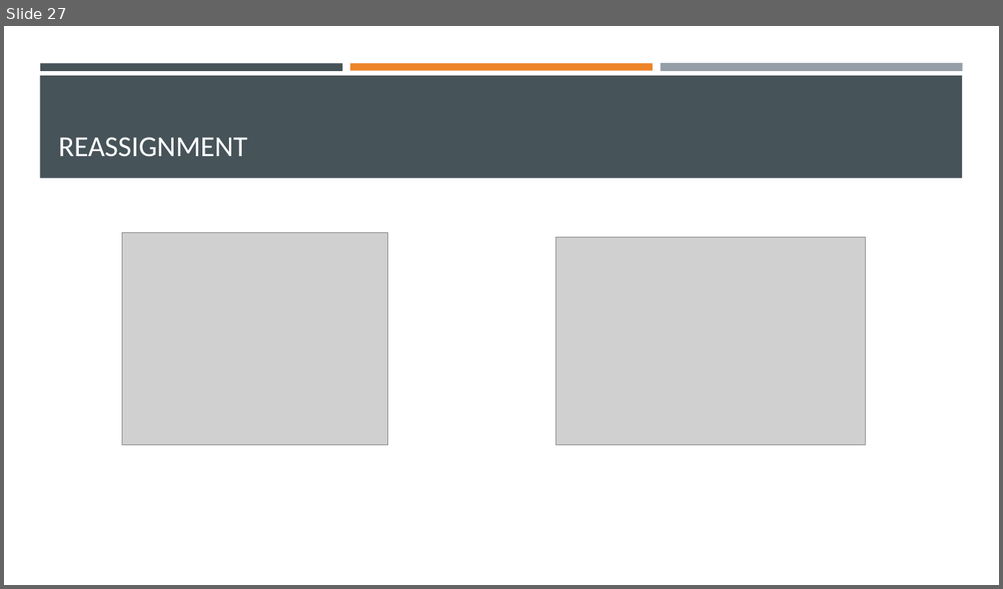
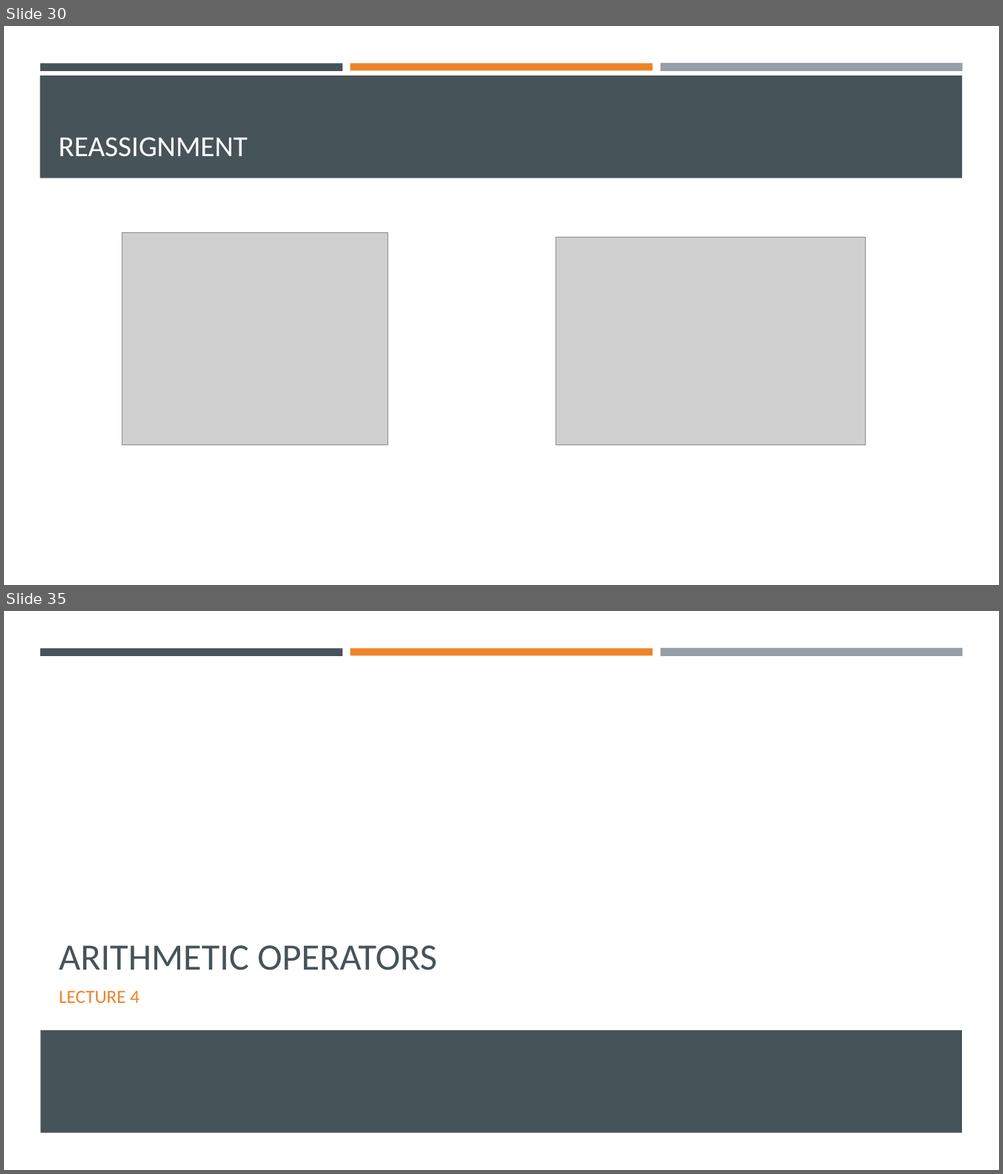
Before and after one commit to Ghost0396/iot, a slide deck: python/Python 3.pptx. Shown one above the other, each under a label of ours: slide 27 before the commit, slides 30 and 35 after it; the slides between them are not shown. The pictures are 1003x589 and 1003x1174 pixels, drawn with LibreOffice and Linux fonts; fonts in the diff are those of the drawing; grey boxes stand for pictures. Boxes give left, top, right and bottom in pixels: in the first picture for what was removed or moved away, otherwise in the second. Text is boxed around its words. In the diff, an @@ line names an element or a change of style, - is before the commit and + after.

```diff
--- a/python/Python 3.pptx
+++ b/python/Python 3.pptx
@@ slide 35 added at bbox=[4, 611, 999, 1170], background #FFFFFF; not listed: 3 template elements that a slide beside it also shows @@
@@ title added at bbox=[59, 945, 437, 971], 36 pt, text #465359 @@
+ARITHMETIC OPERATORS
@@ text added at bbox=[59, 991, 139, 1003], 18 pt, text #ED8428 @@
+LECTURE 4
@@ rectangle added at bbox=[40, 1031, 962, 1133], fill #465359 @@
@@ what was slide 27 is now slide 30 @@
```
Also in this commit, not shown: 1 slide changed, 10 other slides added, 4 other files.
